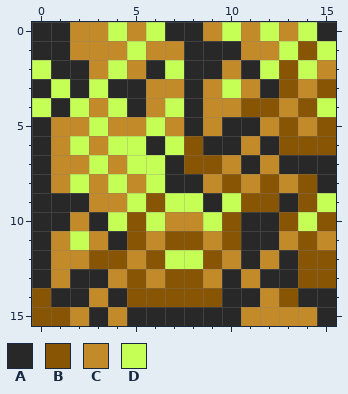
Two versions of one pixel-art sprite, frontend/images/mountainBottomLeft.png. Above, as it was before the edit.
The file is 16x16 pixels. Colours within 5 levels of each other are drawn and written as one.
Palette (. is transparent): A #282828  B #885505  C #c28a29  D #c5ff56
Pixels before, first column x 0:
 0 AACCDCDAACDCDCDA
 1 AACCCDCCAAACCDBD
 2 DAACDCADAACADBDC
 3 ADADAACCACDCABCB
 4 DADCDACDACCBBCBD
 5 ACCDCCDCACAACBCB
 6 ACDCDDADBAACABBB
 7 ACCDCDDABBCACAAA
 8 ACDCDCDAACBCBCBA
 9 AAACCDBDDADBBABD
10 AACADBDCCDBAABDB
11 ACDCABCBBCBAACBC
12 ACCBBCBDDBCACABB
13 ACAACBCBBCACAABB
14 BAACABBBBBAACBAA
15 BBCACAAAAAACCCCA
And afterwards:
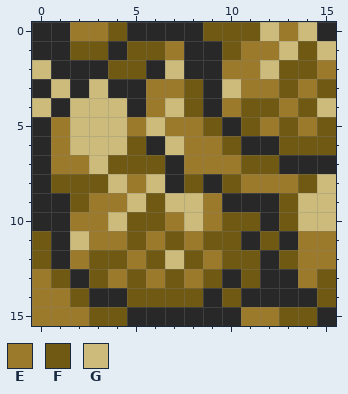
Colours new in this view: E #9c7a2c  F #705913  G #ccbb7a
Changes in this commit:
Changed rows in their new state; - is an unchanged pixel.
first column x 0:
 0 --EEFAA--FFFGEG-
 1 --FFAFFE--FEEGFG
 2 G--AFF-G--EEGFFE
 3 -G-G--EEFAGEEFEF
 4 G-GGG-EGFAEFFEFG
 5 -EGGGEGEEF-FEFEF
 6 -EGGGF-GEEFA-FFF
 7 -EEGFFF-EEEFF---
 8 -FFFGEG-FAFEEEFG
 9 --FEEGFGGEAAAFGG
10 --EEGFFEGEFF-FGG
11 FAGEEFEFEFF-FAEE
12 FAEFFEFGFEFFAFEE
13 EF-FEFEFEF-F--EF
14 EEFA-FFFFAF-AA-F
15 EEEFF------EEFF-
Where, in picture pixels (left, top, right, bottom), the same in both pictures:
changed: (32, 22, 336, 326)
